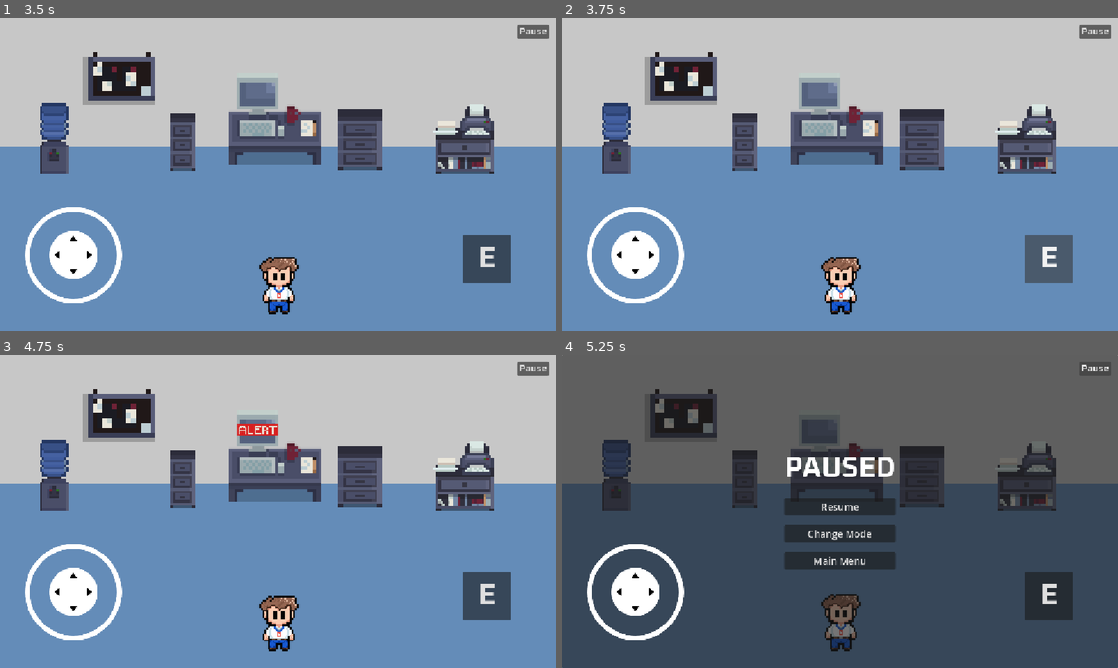
Above: before the commit, frames 1-4 (two rows, left to right).
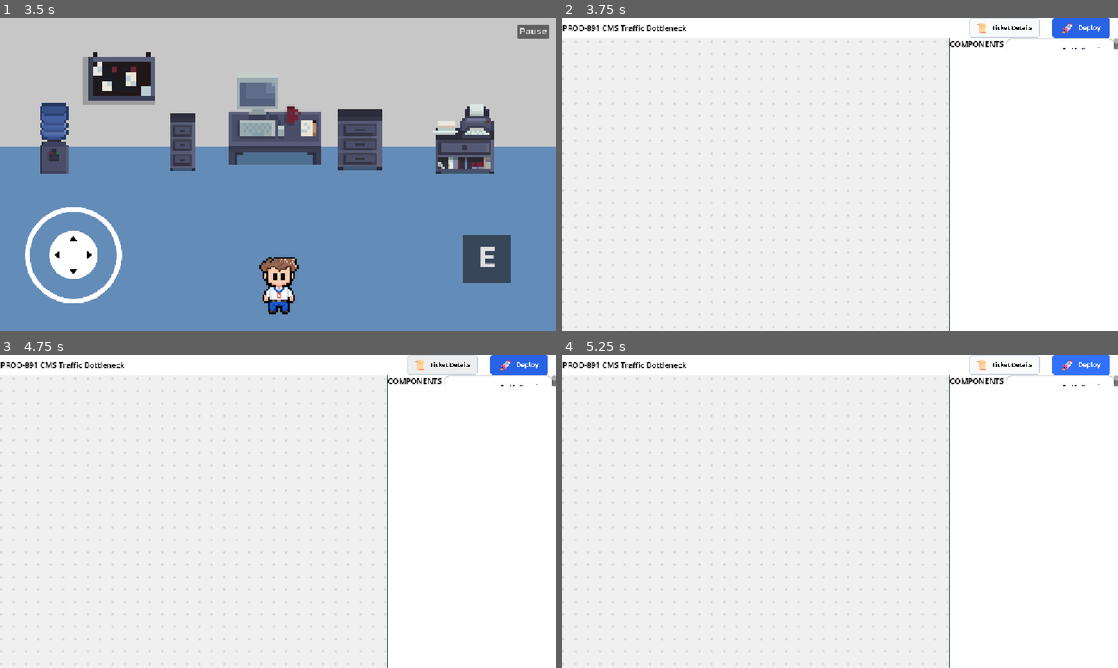
Above: after the commit, the same moments.

Repository: DezJukes/tech-ticket-hero
Game: Godot game, scene res://Scenes/Menu/main_menu.tscn
The game is run twice, just before and just after one commit, with the same random seed, the same clock (stepped at 60 frames per second) and the same inputs.
Inputs (mouse positions are in pixels of both pictures, inside the frame that each line leads up to):
- Up to frame 1 (3.5 s): move the mouse to (400, 158) at 0.52 s; hold D (move_right) 0.53-1.25 s; click (400, 158) at 0.67 s; drag from (166, 190) to (250, 237) at 1.27 s; click (278, 208) at 2 s; click (272, 193) at 2.75 s
- Up to frame 2 (3.75 s): click "E" at 3.5 s
- Up to frame 3 (4.75 s): click (444, 364) at 4.27 s
- Up to frame 4 (5.25 s): click (1079, 364) at 5.02 s

Frame 1 is identical in both runs. In frame 2, 97% of the frame differs, in the area x 0-100%, y 0-100%; in frame 3, 98%; in frame 4, 98%.

Commit message:
Updated dropped components; Computer pressed transition to gameplay;
Added background for the dropped system components, then adjusted its margins; Then added the part where the player can access the computer to fix the sytem architecture.

Diff:
--- /dev/null
+++ b/Scenes/System Architecture Gameplay/GameInterface.tscn
@@ -0,0 +1,123 @@
+[gd_scene format=3 uid="uid://bgsciooeskgrc"]
+
+[ext_resource type="Texture2D" uid="uid://rd8vc5wqvp6u" path="res://Assets/Misc/System Gameplay/Ticket Details Button/ticket_details_default.png" id="1_2q4iy"]
+[ext_resource type="Texture2D" uid="uid://bh1oob36mat41" path="res://Assets/Misc/System Gameplay/Ticket Details Button/ticket_details_pressed.png" id="2_3ekg3"]
+[ext_resource type="Texture2D" uid="uid://coy624sn6j5qp" path="res://Assets/Misc/System Gameplay/Ticket Details Button/ticket_details_hovered.png" id="3_pedpk"]
+[ext_resource type="Texture2D" uid="uid://c5upd2bea2gn4" path="res://Assets/Misc/System Gameplay/Deploy Button/deploy_button_default.png" id="4_eoklo"]
+[ext_resource type="Texture2D" uid="uid://88w238ppgoux" path="res://Assets/Misc/System Gameplay/Deploy Button/deploy_button_pressed.png" id="5_vvtdt"]
+[ext_resource type="Texture2D" uid="uid://lkh0k2su5n1y" path="res://Assets/Misc/System Gameplay/Deploy Button/deploy_button_hovered.png" id="6_bubmk"]
+[ext_resource type="Texture2D" uid="uid://dhb5cchugfrxn" path="res://Assets/Misc/System Gameplay/background-board.png" id="7_okh1a"]
+[ext_resource type="PackedScene" uid="uid://dtmu6ugsyyu7j" path="res://Scenes/System Components/Global Components/Auth Service/auth_service_comp.tscn" id="8_6hfb2"]
+
+[sub_resource type="StyleBoxFlat" id="StyleBoxFlat_vo8ic"]
+bg_color = Color(1, 1, 1, 1)
+border_width_left = 1
+border_width_top = 1
+border_width_right = 1
+border_width_bottom = 1
+border_color = Color(0.8862745, 0.9098039, 0.9411765, 1)
+
+[sub_resource type="StyleBoxFlat" id="StyleBoxFlat_e5ebq"]
+bg_color = Color(0.9268064, 0.9268064, 0.92680633, 1)
+
+[sub_resource type="StyleBoxFlat" id="StyleBoxFlat_nprbw"]
+bg_color = Color(1, 1, 1, 1)
+border_width_left = 1
+border_color = Color(0.021992011, 0.24424526, 0.18669185, 1)
+
+[node name="GameInterface" type="VBoxContainer" unique_id=1067625552]
+anchors_preset = 15
+anchor_right = 1.0
+anchor_bottom = 1.0
+grow_horizontal = 2
+grow_vertical = 2
+theme_override_constants/separation = 0
+
+[node name="TopBar" type="PanelContainer" parent="." unique_id=806527852]
+layout_mode = 2
+theme_override_styles/panel = SubResource("StyleBoxFlat_vo8ic")
+
+[node name="HBoxContainer" type="HBoxContainer" parent="TopBar" unique_id=971396921]
+layout_mode = 2
+
+[node name="TicketName" type="Label" parent="TopBar/HBoxContainer" unique_id=45591059]
+layout_mode = 2
+theme_override_colors/font_color = Color(0, 0, 0, 1)
+text = "PROD-891"
+horizontal_alignment = 1
+
+[node name="ArchitectureName" type="Label" parent="TopBar/HBoxContainer" unique_id=1356052259]
+layout_mode = 2
+theme_override_colors/font_color = Color(0, 0, 0, 1)
+text = "CMS Traffic Bottleneck"
+horizontal_alignment = 1
+
+[node name="Control" type="Control" parent="TopBar/HBoxContainer" unique_id=1761591784]
+layout_mode = 2
+size_flags_horizontal = 3
+
+[node name="TicketDetails" type="TextureButton" parent="TopBar/HBoxContainer" unique_id=1573029760]
+custom_minimum_size = Vector2(160, 40)
+layout_mode = 2
+texture_normal = ExtResource("1_2q4iy")
+texture_pressed = ExtResource("2_3ekg3")
+texture_hover = ExtResource("3_pedpk")
+ignore_texture_size = true
+stretch_mode = 5
+
+[node name="DeployButton" type="TextureButton" parent="TopBar/HBoxContainer" unique_id=1591316994]
+custom_minimum_size = Vector2(150, 40)
+layout_mode = 2
+texture_normal = ExtResource("4_eoklo")
+texture_pressed = ExtResource("5_vvtdt")
+texture_hover = ExtResource("6_bubmk")
+ignore_texture_size = true
+stretch_mode = 5
+
+[node name="Workspace" type="HBoxContainer" parent="." unique_id=1265404866]
+layout_mode = 2
+size_flags_vertical = 3
+theme_override_constants/separation = 0
+
+[node name="BoardArea" type="PanelContainer" parent="Workspace" unique_id=489866145]
+layout_mode = 2
+size_flags_horizontal = 3
+theme_override_styles/panel = SubResource("StyleBoxFlat_e5ebq")
+
+[node name="TextureRect" type="TextureRect" parent="Workspace/BoardArea" unique_id=1960661506]
+layout_mode = 2
+texture = ExtResource("7_okh1a")
+expand_mode = 1
+stretch_mode = 6
+
+[node name="CenterContainer" type="CenterContainer" parent="Workspace/BoardArea" unique_id=918728976]
+layout_mode = 2
+
+[node name="ArchitectureFlow" type="HBoxContainer" parent="Workspace/BoardArea/CenterContainer" unique_id=930266797]
+layout_mode = 2
+
+[node name="ToolkitSidebar" type="PanelContainer" parent="Workspace" unique_id=79764630]
+custom_minimum_size = Vector2(350, 0)
+layout_mode = 2
+theme_override_styles/panel = SubResource("StyleBoxFlat_nprbw")
+
+[node name="VBoxContainer" type="VBoxContainer" parent="Workspace/ToolkitSidebar" unique_id=1748831817]
+layout_mode = 2
+
+[node name="HBoxContainer" type="HBoxContainer" parent="Workspace/ToolkitSidebar/VBoxContainer" unique_id=2098022592]
+layout_mode = 2
+
+[node name="Header" type="Label" parent="Workspace/ToolkitSidebar/VBoxContainer/HBoxContainer" unique_id=1871069543]
+layout_mode = 2
+theme_override_colors/font_color = Color(0, 0, 0, 1)
+text = "COMPONENTS"
+
+[node name="ScrollContainer" type="ScrollContainer" parent="Workspace/ToolkitSidebar/VBoxContainer/HBoxContainer" unique_id=823259921]
+layout_mode = 2
+size_flags_horizontal = 3
+
+[node name="VBoxContainer" type="VBoxContainer" parent="Workspace/ToolkitSidebar/VBoxContainer/HBoxContainer/ScrollContainer" unique_id=1465296553]
+layout_mode = 2
+
+[node name="ComponentCard" parent="Workspace/ToolkitSidebar/VBoxContainer/HBoxContainer/ScrollContainer" unique_id=462797310 instance=ExtResource("8_6hfb2")]
+layout_mode = 2
--- a/Scenes/System Components/CMS/Content Creator/content_creator_dropped.tscn
+++ b/Scenes/System Components/CMS/Content Creator/content_creator_dropped.tscn
@@ -3,18 +3,36 @@
 [ext_resource type="Texture2D" uid="uid://8fwvbhevky5v" path="res://Scenes/System Components/CMS/Content Creator/img_content_creator.png" id="1_bv2lc"]
 [ext_resource type="FontFile" uid="uid://c5rykut8ifhd8" path="res://Assets/Font/Oxanium-Bold.ttf" id="2_tnxv4"]
 
-[node name="DroppedBadge" type="VBoxContainer" unique_id=2080545683]
+[sub_resource type="StyleBoxFlat" id="StyleBoxFlat_bv2lc"]
+bg_color = Color(1, 1, 1, 1)
+border_width_left = 1
+border_width_top = 1
+border_width_right = 1
+border_width_bottom = 1
+border_color = Color(0, 0, 1, 1)
+corner_radius_top_left = 5
+corner_radius_top_right = 5
+corner_radius_bottom_right = 5
+corner_radius_bottom_left = 5
+expand_margin_left = 2.0
+expand_margin_top = 2.0
+expand_margin_right = 2.0
+expand_margin_bottom = 2.0
+
+[node name="DroppedBadge" type="PanelContainer" unique_id=1782913598]
 anchors_preset = 15
 anchor_right = 1.0
 anchor_bottom = 1.0
 offset_right = -1079.0
-offset_bottom = -595.0
+offset_bottom = -579.0
 grow_horizontal = 2
 grow_vertical = 2
-theme_override_constants/separation = 4
-alignment = 1
+theme_override_styles/panel = SubResource("StyleBoxFlat_bv2lc")
 
-[node name="Icon" type="TextureRect" parent="." unique_id=2087670836]
+[node name="PanelContainer" type="VBoxContainer" parent="." unique_id=1017306426]
+layout_mode = 2
+
+[node name="Icon" type="TextureRect" parent="PanelContainer" unique_id=2087670836]
 custom_minimum_size = Vector2(32, 32)
 layout_mode = 2
 size_flags_horizontal = 4
@@ -22,7 +40,7 @@
 texture = ExtResource("1_bv2lc")
 expand_mode = 1
 
-[node name="NameLabel" type="Label" parent="." unique_id=1241469442]
+[node name="NameLabel" type="Label" parent="PanelContainer" unique_id=1241469442]
 layout_mode = 2
 theme_override_colors/font_color = Color(0.05882353, 0.09019608, 0.16470589, 1)
 theme_override_fonts/font = ExtResource("2_tnxv4")
--- a/Scenes/System Components/CMS/Content Delivery/content_delivery_dropped.tscn
+++ b/Scenes/System Components/CMS/Content Delivery/content_delivery_dropped.tscn
@@ -3,18 +3,36 @@
 [ext_resource type="Texture2D" uid="uid://cd8yjbqg1et3u" path="res://Scenes/System Components/CMS/Content Delivery/img_content_delivery.png" id="1_w5t06"]
 [ext_resource type="FontFile" uid="uid://c5rykut8ifhd8" path="res://Assets/Font/Oxanium-Bold.ttf" id="2_l18wb"]
 
-[node name="DroppedBadge" type="VBoxContainer" unique_id=2080545683]
+[sub_resource type="StyleBoxFlat" id="StyleBoxFlat_w5t06"]
+bg_color = Color(1, 1, 1, 1)
+border_width_left = 1
+border_width_top = 1
+border_width_right = 1
+border_width_bottom = 1
+border_color = Color(0, 0, 1, 1)
+corner_radius_top_left = 5
+corner_radius_top_right = 5
+corner_radius_bottom_right = 5
+corner_radius_bottom_left = 5
+expand_margin_left = 2.0
+expand_margin_top = 2.0
+expand_margin_right = 2.0
+expand_margin_bottom = 2.0
+
+[node name="DroppedBadge" type="PanelContainer" unique_id=875525278]
 anchors_preset = 15
 anchor_right = 1.0
 anchor_bottom = 1.0
 offset_right = -1079.0
-offset_bottom = -595.0
+offset_bottom = -583.0
 grow_horizontal = 2
 grow_vertical = 2
-theme_override_constants/separation = 4
-alignment = 1
+theme_override_styles/panel = SubResource("StyleBoxFlat_w5t06")
 
-[node name="Icon" type="TextureRect" parent="." unique_id=2087670836]
+[node name="VBoxContainer" type="VBoxContainer" parent="." unique_id=1920710801]
+layout_mode = 2
+
+[node name="Icon" type="TextureRect" parent="VBoxContainer" unique_id=2087670836]
 custom_minimum_size = Vector2(32, 32)
 layout_mode = 2
 size_flags_horizontal = 4
@@ -22,7 +40,7 @@
 texture = ExtResource("1_w5t06")
 expand_mode = 1
 
-[node name="NameLabel" type="Label" parent="." unique_id=1241469442]
+[node name="NameLabel" type="Label" parent="VBoxContainer" unique_id=1241469442]
 layout_mode = 2
 theme_override_colors/font_color = Color(0.05882353, 0.09019608, 0.16470589, 1)
 theme_override_fonts/font = ExtResource("2_l18wb")
--- a/Scenes/System Components/CMS/Object Storage/object_storage_dropped.tscn
+++ b/Scenes/System Components/CMS/Object Storage/object_storage_dropped.tscn
@@ -3,18 +3,36 @@
 [ext_resource type="Texture2D" uid="uid://f8y3nmkqo5mc" path="res://Scenes/System Components/CMS/Object Storage/img_object_storage.png" id="1_8brte"]
 [ext_resource type="FontFile" uid="uid://c5rykut8ifhd8" path="res://Assets/Font/Oxanium-Bold.ttf" id="2_l18wb"]
 
-[node name="DroppedBadge" type="VBoxContainer" unique_id=2080545683]
+[sub_resource type="StyleBoxFlat" id="StyleBoxFlat_8brte"]
+bg_color = Color(1, 1, 1, 1)
+border_width_left = 1
+border_width_top = 1
+border_width_right = 1
+border_width_bottom = 1
+border_color = Color(0, 0, 1, 1)
+corner_radius_top_left = 5
+corner_radius_top_right = 5
+corner_radius_bottom_right = 5
+corner_radius_bottom_left = 5
+expand_margin_left = 2.0
+expand_margin_top = 2.0
+expand_margin_right = 2.0
+expand_margin_bottom = 2.0
+
+[node name="DroppedBadge" type="PanelContainer" unique_id=235426923]
 anchors_preset = 15
 anchor_right = 1.0
 anchor_bottom = 1.0
 offset_right = -1079.0
-offset_bottom = -595.0
+offset_bottom = -583.0
 grow_horizontal = 2
 grow_vertical = 2
-theme_override_constants/separation = 4
-alignment = 1
+theme_override_styles/panel = SubResource("StyleBoxFlat_8brte")
 
-[node name="Icon" type="TextureRect" parent="." unique_id=2087670836]
+[node name="VBoxContainer" type="VBoxContainer" parent="." unique_id=1762466559]
+layout_mode = 2
+
+[node name="Icon" type="TextureRect" parent="VBoxContainer" unique_id=2087670836]
 custom_minimum_size = Vector2(32, 32)
 layout_mode = 2
 size_flags_horizontal = 4
@@ -22,7 +40,7 @@
 texture = ExtResource("1_8brte")
 expand_mode = 1
 
-[node name="NameLabel" type="Label" parent="." unique_id=1241469442]
+[node name="NameLabel" type="Label" parent="VBoxContainer" unique_id=1241469442]
 layout_mode = 2
 theme_override_colors/font_color = Color(0.05882353, 0.09019608, 0.16470589, 1)
 theme_override_fonts/font = ExtResource("2_l18wb")
--- a/Scenes/System Components/CMS/Relational Database/relational_database_dropped.tscn
+++ b/Scenes/System Components/CMS/Relational Database/relational_database_dropped.tscn
@@ -3,7 +3,23 @@
 [ext_resource type="Texture2D" uid="uid://wixwn4cfwsq6" path="res://Scenes/System Components/CMS/Relational Database/img_relational_database.png" id="1_05py0"]
 [ext_resource type="FontFile" uid="uid://c5rykut8ifhd8" path="res://Assets/Font/Oxanium-Bold.ttf" id="2_l18wb"]
 
-[node name="DroppedBadge" type="VBoxContainer" unique_id=2080545683]
+[sub_resource type="StyleBoxFlat" id="StyleBoxFlat_05py0"]
+bg_color = Color(1, 1, 1, 1)
+border_width_left = 1
+border_width_top = 1
+border_width_right = 1
+border_width_bottom = 1
+border_color = Color(0, 0, 1, 1)
+corner_radius_top_left = 5
+corner_radius_top_right = 5
+corner_radius_bottom_right = 5
+corner_radius_bottom_left = 5
+expand_margin_left = 1.0
+expand_margin_top = 1.0
+expand_margin_right = 1.0
+expand_margin_bottom = 1.0
+
+[node name="DroppedBadge" type="PanelContainer" unique_id=757138952]
 anchors_preset = 15
 anchor_right = 1.0
 anchor_bottom = 1.0
@@ -11,10 +27,12 @@
 offset_bottom = -595.0
 grow_horizontal = 2
 grow_vertical = 2
-theme_override_constants/separation = 4
-alignment = 1
+theme_override_styles/panel = SubResource("StyleBoxFlat_05py0")
 
-[node name="Icon" type="TextureRect" parent="." unique_id=2087670836]
+[node name="VBoxContainer" type="VBoxContainer" parent="." unique_id=2040005414]
+layout_mode = 2
+
+[node name="Icon" type="TextureRect" parent="VBoxContainer" unique_id=2087670836]
 custom_minimum_size = Vector2(32, 32)
 layout_mode = 2
 size_flags_horizontal = 4
@@ -22,10 +40,11 @@
 texture = ExtResource("1_05py0")
 expand_mode = 1
 
-[node name="NameLabel" type="Label" parent="." unique_id=1241469442]
+[node name="NameLabel" type="Label" parent="VBoxContainer" unique_id=1241469442]
 layout_mode = 2
 theme_override_colors/font_color = Color(0.05882353, 0.09019608, 0.16470589, 1)
 theme_override_fonts/font = ExtResource("2_l18wb")
 theme_override_font_sizes/font_size = 12
-text = "API Gateway"
+text = "API
+Gateway"
 horizontal_alignment = 1
--- a/Scenes/System Components/CMS/Search Engine/search_engine_dropped.tscn
+++ b/Scenes/System Components/CMS/Search Engine/search_engine_dropped.tscn
@@ -3,18 +3,36 @@
 [ext_resource type="Texture2D" uid="uid://cd7ogy8of7tvr" path="res://Scenes/System Components/CMS/Search Engine/img_search_engine.png" id="1_dis6s"]
 [ext_resource type="FontFile" uid="uid://c5rykut8ifhd8" path="res://Assets/Font/Oxanium-Bold.ttf" id="2_l18wb"]
 
-[node name="DroppedBadge" type="VBoxContainer" unique_id=2080545683]
+[sub_resource type="StyleBoxFlat" id="StyleBoxFlat_dis6s"]
+bg_color = Color(1, 1, 1, 1)
+border_width_left = 1
+border_width_top = 1
+border_width_right = 1
+border_width_bottom = 1
+border_color = Color(0, 0, 1, 1)
+corner_radius_top_left = 5
+corner_radius_top_right = 5
+corner_radius_bottom_right = 5
+corner_radius_bottom_left = 5
+expand_margin_left = 2.0
+expand_margin_top = 2.0
+expand_margin_right = 2.0
+expand_margin_bottom = 2.0
+
+[node name="DroppedBadge" type="PanelContainer" unique_id=443787947]
 anchors_preset = 15
 anchor_right = 1.0
 anchor_bottom = 1.0
 offset_right = -1079.0
-offset_bottom = -595.0
+offset_bottom = -583.0
 grow_horizontal = 2
 grow_vertical = 2
-theme_override_constants/separation = 4
-alignment = 1
+theme_override_styles/panel = SubResource("StyleBoxFlat_dis6s")
 
-[node name="Icon" type="TextureRect" parent="." unique_id=2087670836]
+[node name="VBoxContainer" type="VBoxContainer" parent="." unique_id=302424912]
+layout_mode = 2
+
+[node name="Icon" type="TextureRect" parent="VBoxContainer" unique_id=2087670836]
 custom_minimum_size = Vector2(32, 32)
 layout_mode = 2
 size_flags_horizontal = 4
@@ -22,7 +40,7 @@
 texture = ExtResource("1_dis6s")
 expand_mode = 1
 
-[node name="NameLabel" type="Label" parent="." unique_id=1241469442]
+[node name="NameLabel" type="Label" parent="VBoxContainer" unique_id=1241469442]
 layout_mode = 2
 theme_override_colors/font_color = Color(0.05882353, 0.09019608, 0.16470589, 1)
 theme_override_fonts/font = ExtResource("2_l18wb")
--- a/Scenes/game_scene.gd
+++ b/Scenes/game_scene.gd
@@ -9,3 +9,7 @@
 func _on_button_pressed():
 	get_tree().paused = true
 	pause_panel.show()
+
+
+func _on_interact_pressed() -> void:
+	get_tree().change_scene_to_file("res://Scenes/System Architecture Gameplay/GameInterface.tscn")
Binary file added: Assets/Misc/System Gameplay/Deploy Button/deploy_button_default.png
Not shown, added: Assets/Misc/System Gameplay/Deploy Button/deploy_button_default.png.import
Binary file added: Assets/Misc/System Gameplay/Deploy Button/deploy_button_hovered.png
Not shown, added: Assets/Misc/System Gameplay/Deploy Button/deploy_button_hovered.png.import
Binary file added: Assets/Misc/System Gameplay/Deploy Button/deploy_button_pressed.png
Not shown, added: Assets/Misc/System Gameplay/Deploy Button/deploy_button_pressed.png.import
Binary file added: Assets/Misc/System Gameplay/Ticket Details Button/ticket_details_default.png
Not shown, added: Assets/Misc/System Gameplay/Ticket Details Button/ticket_details_default.png.import
Binary file added: Assets/Misc/System Gameplay/Ticket Details Button/ticket_details_hovered.png
Not shown, added: Assets/Misc/System Gameplay/Ticket Details Button/ticket_details_hovered.png.import
Binary file added: Assets/Misc/System Gameplay/Ticket Details Button/ticket_details_pressed.png
Not shown, added: Assets/Misc/System Gameplay/Ticket Details Button/ticket_details_pressed.png.import
(and 2 more such lines)
